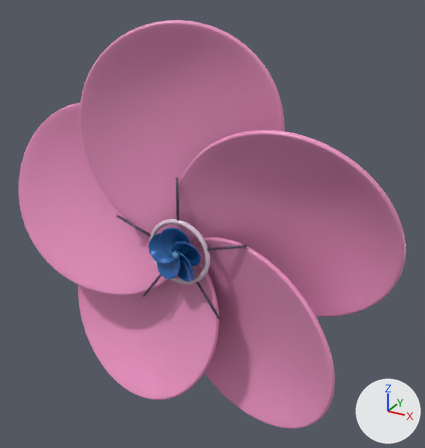
Before and after pictures for a commit that changed the glTF model pages/smile-flower/assets/flower-web.glb.
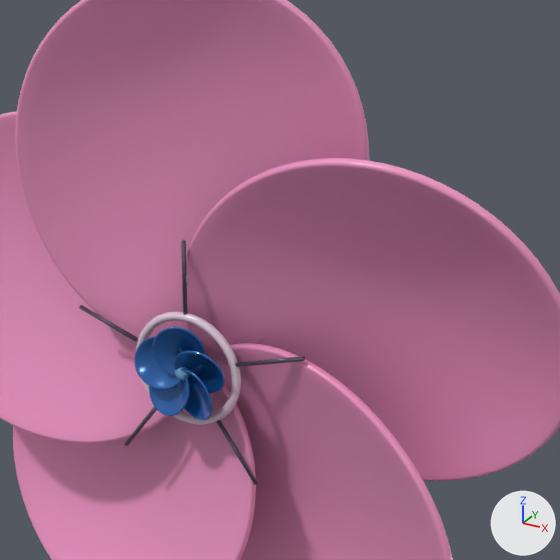
Each version appears first whole from a 50 mm camera at (1.306, -2.221, 1.206) aimed at (0.097, -0.023, 0.106), and next in a close-up on the part from 17% to 93% of the width and 9% to 81% of the height. Arrows for +X, +Y and +Z are at lower right; the lights stay in place. The last two pictures show the newer version. Vertices at exactly the same position are counted once.

The first close-up shows 'Flower.001'.
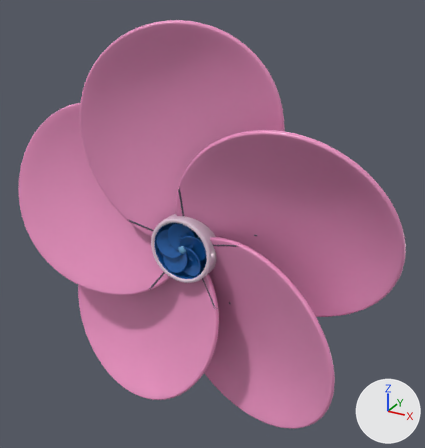
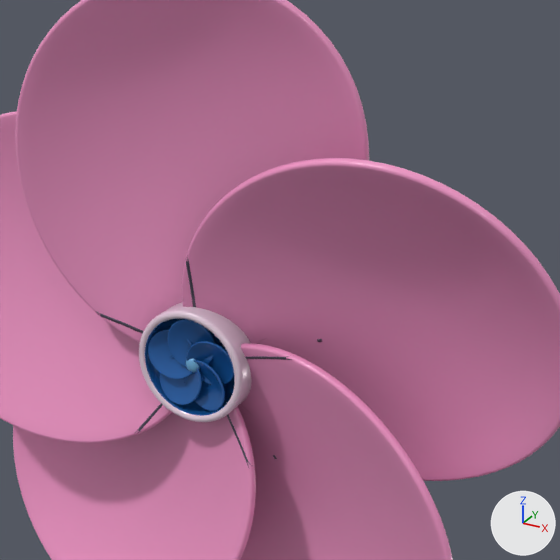
Location of each change, (x1, y1, x2, y2) in pixels of the close-ups (560 x 560 px; the box of a moved part takes in the faces that stretch with it):
part 1 of me_five_outer_petals_and_a_miniature_five_petal_blue_flower_003, moved or reshaped
    before: (153, 327, 206, 377)
    after: (167, 319, 214, 369)
part 2 of me_five_outer_petals_and_a_miniature_five_petal_blue_flower_003, moved or reshaped
    before: (174, 351, 225, 393)
    after: (187, 341, 234, 385)
part 3 of me_five_outer_petals_and_a_miniature_five_petal_blue_flower_003, moved or reshaped
    before: (174, 368, 212, 420)
    after: (184, 360, 225, 411)
part 4 of me_five_outer_petals_and_a_miniature_five_petal_blue_flower_003, moved or reshaped
    before: (149, 375, 189, 416)
    after: (160, 355, 202, 405)
part 5 of me_five_outer_petals_and_a_miniature_five_petal_blue_flower_003, moved or reshaped
    before: (134, 336, 187, 390)
    after: (148, 329, 197, 379)
part 6 of me_five_outer_petals_and_a_miniature_five_petal_blue_flower_003, moved or reshaped
    before: (175, 367, 189, 381)
    after: (186, 359, 199, 372)
part 7 of me_five_outer_petals_and_a_miniature_five_petal_blue_flower_003, cut back
    before: (79, 240, 305, 485)
    after: (97, 255, 322, 467)
part 8 of me_five_outer_petals_and_a_miniature_five_petal_blue_flower_003, edited (looks the same)
    both: (68, 224, 329, 506)

What changed in the scene script:
```text
Change me_five_outer_petals_and_a_miniature_five_petal_blue_flower_003:
    used by ob_flower_001; location = (0.0, 0.0, 0.0)
    remove me_five_outer_petals_and_a_miniature_five_petal_blue_flower_003.from_pydata(...)  # 19442 vertices, 38820 faces; spans x -0.98..0.98, y -0.23..0.02, z -0.91..1.01
    add me_five_outer_petals_and_a_miniature_five_petal_blue_flower_003.from_pydata(...)  # 21128 vertices, 42168 faces; spans x -0.98..0.98, y -0.23..0.02, z -0.91..1.01
    me_five_outer_petals_and_a_miniature_five_petal_blue_flower_003 part 1: the loose piece of 1058 vertices spanning x -0.07..0.07, y -0.22..-0.17, z -0.01..0.14 is scaled about its middle by (0.992, 0.578, 0.992), then moved by (0.0, 0.06, 0.0)
    me_five_outer_petals_and_a_miniature_five_petal_blue_flower_003 part 2: the loose piece of 1058 vertices spanning x -0.02..0.13, y -0.22..-0.17, z -0.05..0.09 is scaled about its middle by (0.992, 0.578, 0.992), then moved by (0.0, 0.06, 0.0)
    me_five_outer_petals_and_a_miniature_five_petal_blue_flower_003 part 3: the loose piece of 1058 vertices spanning x -0.03..0.11, y -0.22..-0.17, z -0.12..0.02 is scaled about its middle by (0.992, 0.578, 0.992), then moved by (0.0, 0.06, 0.0)
    me_five_outer_petals_and_a_miniature_five_petal_blue_flower_003 part 4: the loose piece of 1058 vertices spanning x -0.11..0.03, y -0.22..-0.17, z -0.12..0.02 is scaled about its middle by (0.992, 0.578, 0.992), then moved by (0.0, 0.06, 0.0)
    me_five_outer_petals_and_a_miniature_five_petal_blue_flower_003 part 5: the loose piece of 1058 vertices spanning x -0.14..0.01, y -0.22..-0.17, z -0.05..0.09 is scaled about its middle by (0.992, 0.578, 0.992), then moved by (0.0, 0.06, 0.0)
    me_five_outer_petals_and_a_miniature_five_petal_blue_flower_003 part 6: the loose piece of 266 vertices spanning x -0.02..0.02, y -0.2..-0.18, z -0.02..0.02 is moved by (0.0, 0.05, 0.0)
    me_five_outer_petals_and_a_miniature_five_petal_blue_flower_003 part 7: 84 vertices moved within x -0.16..0.16, y -0.16..-0.15, z -0.15..0.16; 1343 vertices removed from x -0.34..0.34, y -0.18..-0.15, z -0.29..0.36; 3029 vertices added at x -0.33..0.33, y -0.16..-0.04, z -0.29..0.35
    me_five_outer_petals_and_a_miniature_five_petal_blue_flower_003 part 8: 1814 kept faces spanning x -0.38..0.41, y -0.17..-0.05, z -0.37..0.42 get new vertex colours
```
